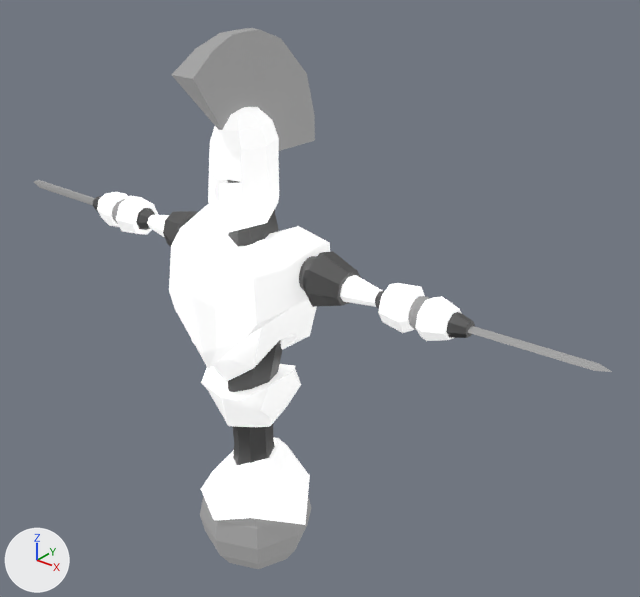
Before and after pictures for a commit that changed the FBX model Assets/Meshes/Robot/Robot.fbx.
Both versions are drawn from a 50 mm camera at (0.1196, -0.125, 0.154) aimed at (0.0091, 0.0132, 0.0684). The lights are fixed; the arrows at lower left show +X, +Y and +Z. Where no turn or scale is listed for an object, it has been applied to the vertices. Vertices at the same position are counted once.

Objects in the first picture: 'Robot:ArmLeft', 'Robot:ArmRight', 'Robot:Ball', 'Robot:ElbowRight', 'Robot:ForearmRight', 'Robot:Head', 'Robot:Hips', 'Robot:Legs', 'Robot:Mudguard', 'Robot:Neck', 'Robot:ShoulderRight', 'Robot:SwordRight', 'Robot:TorsoMiddle', 'Robot:TorsoSpine', 'Robot:TorsoTop'.
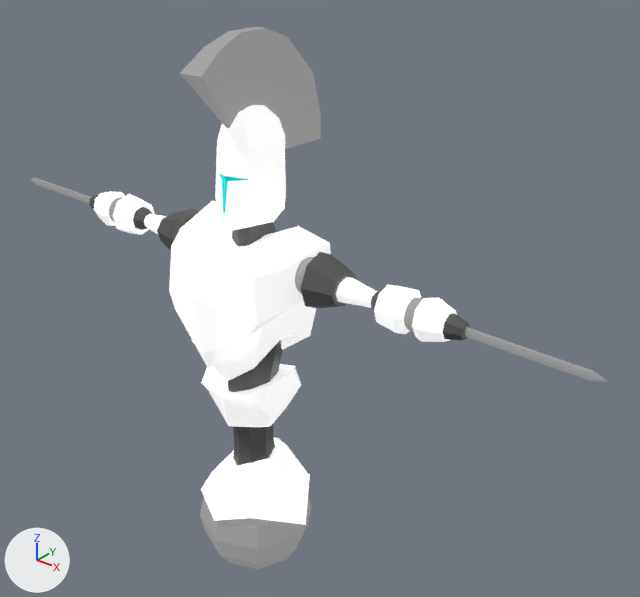
Where the newer file only moved an object's origin or applied its transform, the numbers keep the older frame.

Edits to the bpy script that builds the scene:
```text
Change me_mesh_004:
    where me_mesh_004.from_pydata(...)  # 58 vertices, 64 faces; spans x 0.03812..0.04475, y -0.00353..0.00302, z 0.01412..0.02067
    me_mesh_004 part 2: the whole mesh is multiplied about its middle by the matrix ((0.999, 0.005, 0.036), (-0.007, 0.998, 0.054), (-0.036, -0.055, 0.998)), then moved by (-0.00001, -0.00144, 0.00022)
Change me_mesh_002:
    where me_mesh_002.from_pydata(...)  # 90 vertices, 96 faces; spans x -0.849..0.061, y -0.454..0.454, z -0.396..0.446
    used by ob_robot_forearmright; location = (0.0517, 0.0023, 0.0796); rotation_euler = (-2.956, -0.0338, -0.00382), in degrees (-169, -1.9, -0.2); scale = (0.01, 0.01, 0.01)
    me_mesh_002 part 1: the whole mesh is multiplied about its middle by the matrix ((0.999, 0.045, -0.003), (0.007, -0.082, 0.997), (0.044, -0.996, -0.082)), then moved by (-0.001, 0.136, -0.053)
Change ob_robot_armright:
    ob_robot_armright.parent: ob_robot_shoulderright -> ob_robot_armright_001
    ob_robot_armright.location: (0.0, 0.0, 0.0) -> (-1.155, 0.00571, 0.0414)
    ob_robot_armright.rotation_euler: (0.0, 0.0, 0.0) -> (0.0, 0.0, -1.573)  # degrees (0, 0, 0) -> degrees (0, 0, -90)
Change ob_robot_mudguard:
    ob_robot_mudguard.rotation_euler: (1.571, -0.00126, -0.019) -> (1.571, 0.000252, -0.0146)  # degrees (90, -0.1, -1.1) -> degrees (90, 0, -0.8)
Change ob_robot_head:
    ob_robot_head.location: (0.0004, 0.0026, 0.1074) -> (0.0005, 0.0045, 0.1074)
Change ob_robot_swordright:
    ob_robot_swordright.parent: ob_robot_forearmright -> ob_robot_forearmright_001
    ob_robot_swordright.location: (-5.152, -1.62, 0.247) -> (-3.893, -1.609, 0.225)
Change ob_robot_armleft:
    ob_robot_armleft.parent: ob_robot_shoulderleft -> ob_robot_armleft_001
    ob_robot_armleft.location: (0.0, 0.0, 0.0) -> (-1.155, 0.006, 0.041)
    ob_robot_armleft.rotation_euler: (0.0, 0.0, 0.0) -> (0.0, 3.142, 1.569)  # degrees (0, 0, 0) -> degrees (0, 180, 90)
    ob_robot_armleft.scale: (1.0, 1.0, 1.0) -> (-1.0, -1.0, -1.0)
Change ob_robot_neck:
    ob_robot_neck.location: (0.0, 0.0009, 0.0963) -> (0.0001, 0.0009, 0.0889)
    ob_robot_neck.scale: (0.00389, 0.01, 0.00556) -> (0.00389, 0.00504, 0.00556)
Change ob_robot_shoulderright:
    ob_robot_shoulderright.scale: (0.01, 0.01, 0.01) -> (1.0, 1.0, 1.0)
    add ob_robot_shoulderright.parent = ob_robot_armright_001
    ob_robot_shoulderright.location: (-0.0000137, 0.00261, 0.0636) -> (-1.155, 0.00571, 0.0414)
    ob_robot_shoulderright.rotation_euler: (1.729, 0.0133, 0.00252) -> (0.0, 0.0, -1.573)  # degrees (99, 0.8, 0.1) -> degrees (0, 0, -90)
Change ob_robot_shoulderleft:
    add ob_robot_shoulderleft.parent = ob_robot_armleft_001
    ob_robot_shoulderleft.location: (0.000114, 0.0185, 0.0775) -> (-1.155, 0.006, 0.041)
    ob_robot_shoulderleft.rotation_euler: (-0.00512, 0.005, 0.00488) -> (0.0, 3.142, 1.569)  # degrees (-0.3, 0.3, 0.3) -> degrees (0, 180, 90)
    ob_robot_shoulderleft.scale: (-0.01, -0.01, -0.01) -> (-1.0, -1.0, -1.0)
Add ob_robot_armright_001:
    ob_robot_armright_001 = bpy.data.objects.new('Robot:ArmRight.001', None)
    ob_robot_armright_001.location = (0.000174, -0.00102, 0.0755)
    ob_robot_armright_001.rotation_euler = (0.179, -1.515, 1.39)  # degrees (10, -87, 80)
    ob_robot_armright_001.scale = (0.01, 0.01, 0.01)
Add ob_robot_forearmright_001:
    ob_robot_forearmright_001 = bpy.data.objects.new('Robot:ForearmRight.001', None)
    ob_robot_forearmright_001.location = (0.0391, 0.000961, 0.0795)
    ob_robot_forearmright_001.rotation_euler = (1.675, 0.011, -0.0024)  # degrees (96, 0.6, -0.1)
    ob_robot_forearmright_001.scale = (0.01, 0.01, 0.01)
Add ob_robot_armleft_001:
    ob_robot_armleft_001 = bpy.data.objects.new('Robot:ArmLeft.001', None)
    ob_robot_armleft_001.location = (0.000174, -0.00153, 0.0758)
    ob_robot_armleft_001.rotation_euler = (0.0617, -1.41, 1.506)  # degrees (3.5, -81, 86)
    ob_robot_armleft_001.scale = (0.01, 0.01, 0.01)
Add ob_robot_headinside:
    ob_robot_headinside = bpy.data.objects.new('Robot:HeadInside', me_mesh_001_1)  # 58 vertices, 64 faces; spans x -0.0053..0.0053, y -0.0066..0.007, z -0.0107..0.0105; in mat_robot_robothead (cyan #00fdff)
    ob_robot_headinside.location = (0.0005, 0.0008, 0.099)
```

Changed parts and their boxes [x1, y1, x2, y2] in the pictures (640 x 597 px):
'Robot:Head', moved: before [172, 28, 315, 236]; after [180, 27, 321, 233]
'Robot:Mudguard', turned: [201, 437, 310, 525] in both
'Robot:ArmRight', moved, turned, rescaled: before [305, 251, 425, 333]; after [301, 252, 421, 334]
'Robot:SwordRight', moved: before [468, 326, 612, 372]; after [465, 327, 608, 382]
'Robot:ArmLeft', moved, turned, rescaled: before [116, 196, 198, 247]; after [113, 194, 199, 251]
'Robot:ForearmRight', reshaped: before [416, 297, 475, 341]; after [412, 298, 470, 342]
'Robot:Neck', moved, rescaled: before [227, 180, 279, 247]; after [232, 222, 276, 247]
'Robot:ElbowRight', reshaped: before [408, 296, 430, 330]; after [404, 298, 423, 332]
'Robot:ShoulderRight', moved, turned, rescaled: before [299, 256, 317, 291]; after [295, 257, 314, 294]
'Robot:HeadInside', added: after [220, 174, 248, 213]
